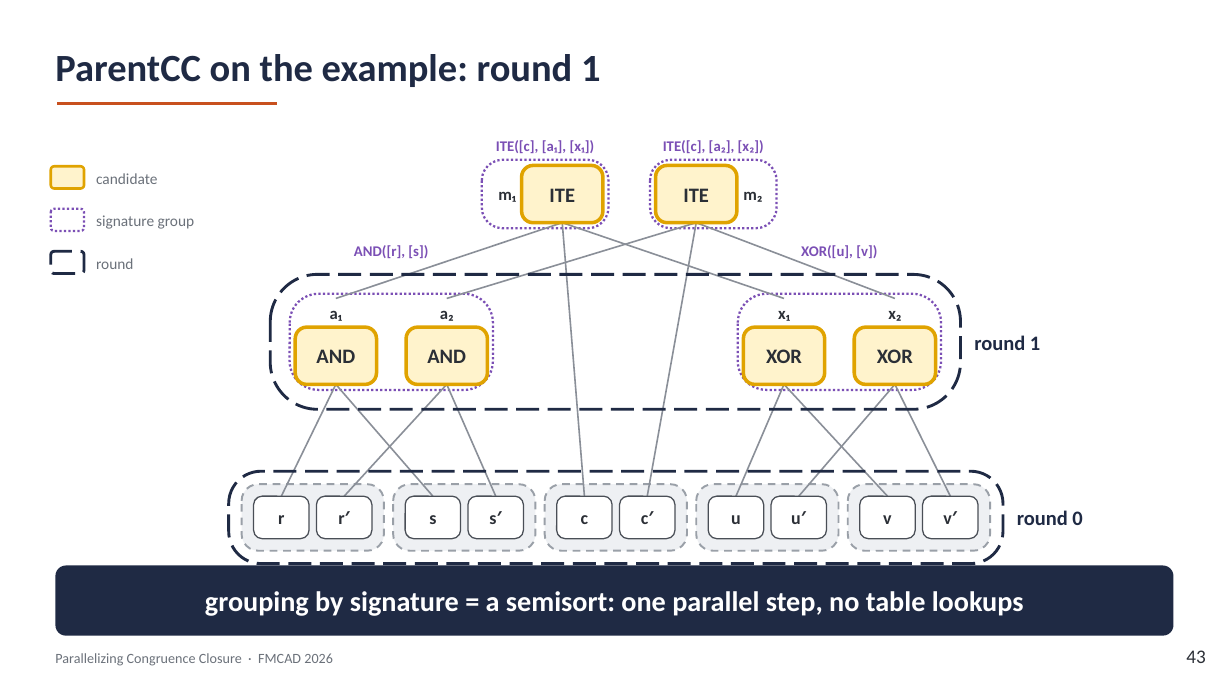
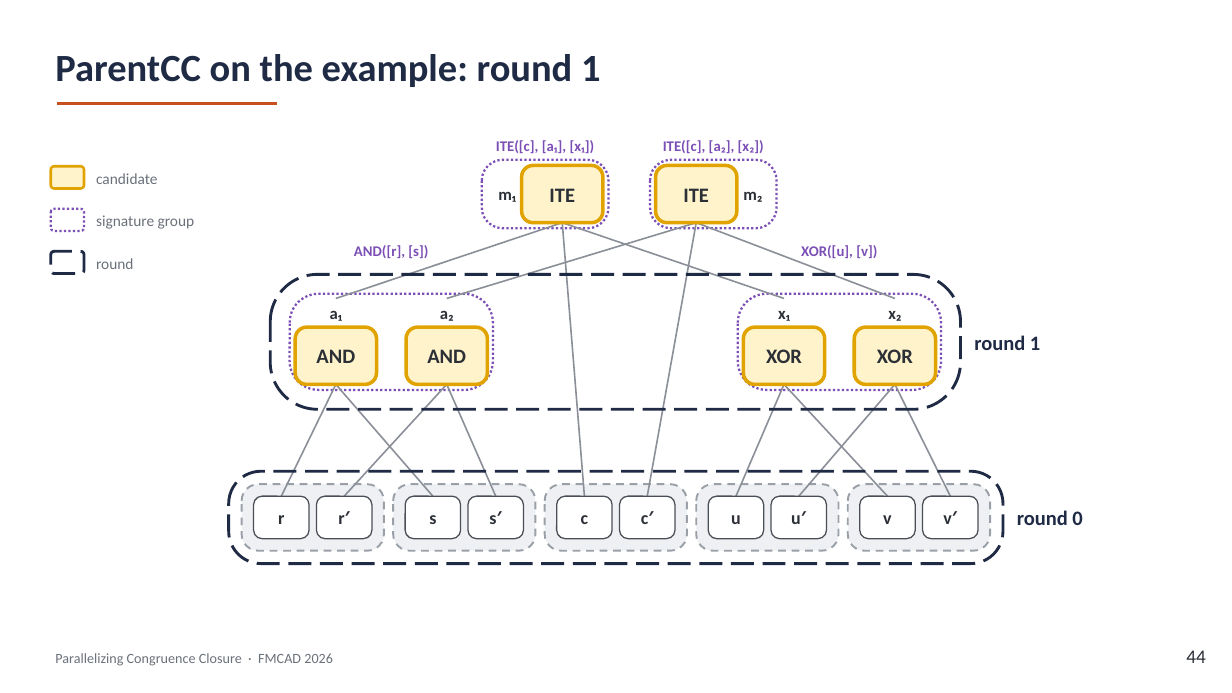
Before and after one commit to amarshah1/parallelcc-paper, a slide deck: slide 44 of slides/parallelcc-part1.pptx (slide 43 before the commit). Drawn at 1232x693 pixels with LibreOffice and Linux fonts; fonts in the diff are those of the drawing. Boxes give left, top, right and bottom in pixels: in the first picture for what was removed or moved away, otherwise in the second. Text is boxed around its words. In the diff, an @@ line names an element or a change of style, - is before the commit and + after.

```diff
--- a/slides/parallelcc-part1.pptx
+++ b/slides/parallelcc-part1.pptx
@@ rounded rectangle removed at (55,566,1174,636) @@
-grouping by signature = a semisort: one parallel step, no table lookups
@@ text at (1186,650,1205,663): text changed @@
-43
+44
```
Also in this commit, not shown: 10 other slides changed, 1 slide added, 1 other file.
